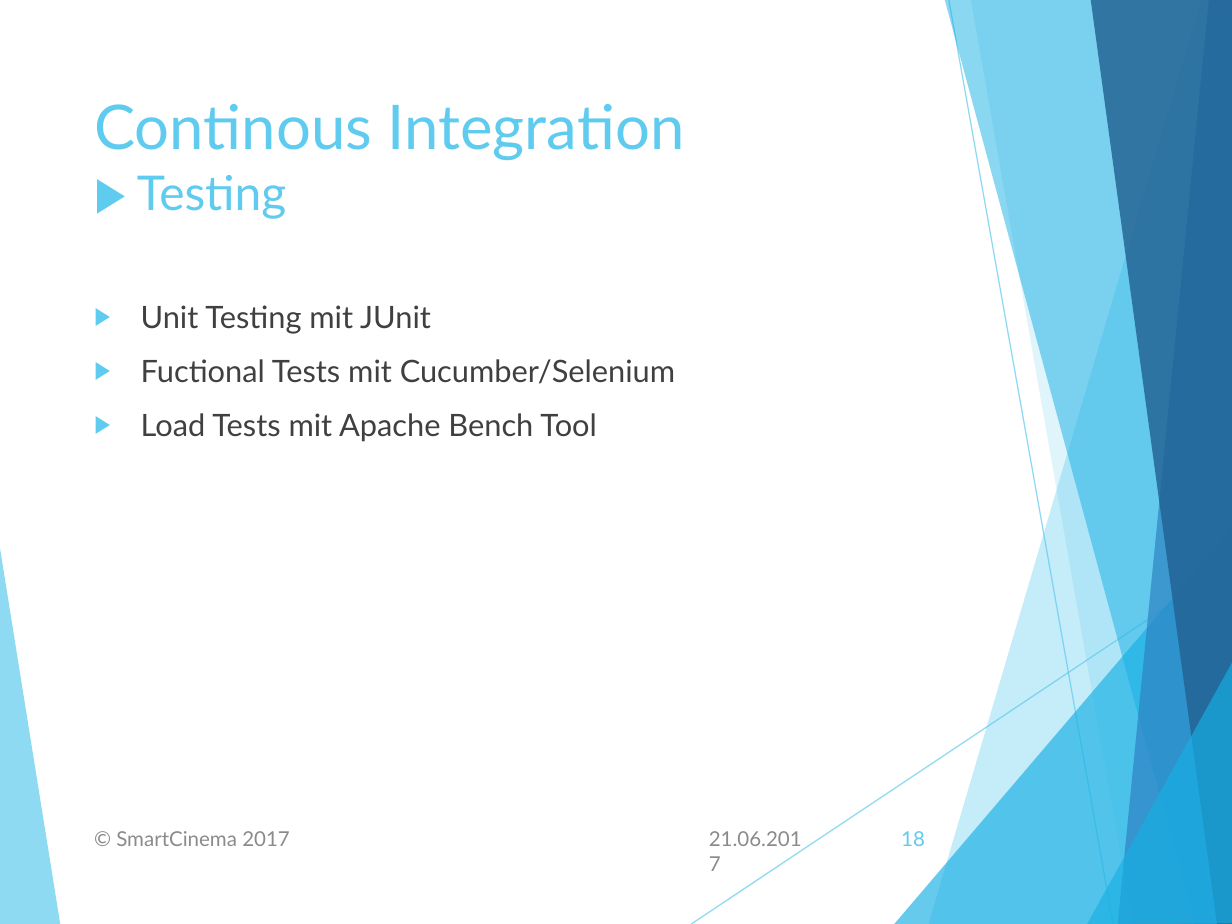
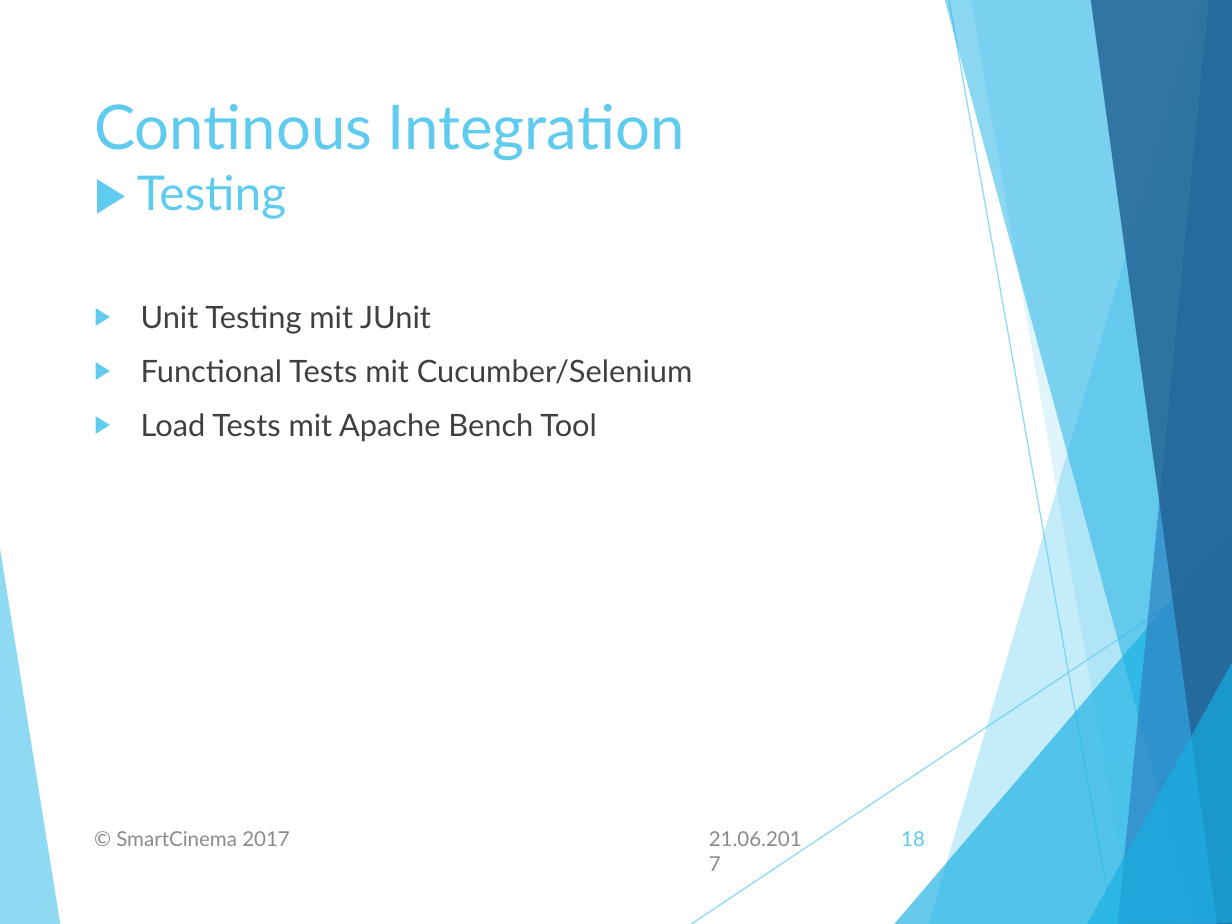
Before and after one commit to tinf15b4-kino/kino-web, a slide deck: slide 18 of documents/final_presentation/Final Presentation.pptx. Drawn at 1232x924 pixels with LibreOffice and Linux fonts; fonts in the diff are those of the drawing. Boxes give left, top, right and bottom in pixels: in the first picture for what was removed or moved away, otherwise in the second. Text is boxed around its words. In the diff, an @@ line names an element or a change of style, - is before the commit and + after.

```diff
--- a/documents/final_presentation/Final Presentation.pptx
+++ b/documents/final_presentation/Final Presentation.pptx
@@ text at [141,359,692,384]: text changed @@
-▶ Fuctional Tests mit Cucumber/Selenium
+▶ Functional Tests mit Cucumber/Selenium
```
Also in this commit, not shown: 2 other slides changed, 2 other files.
